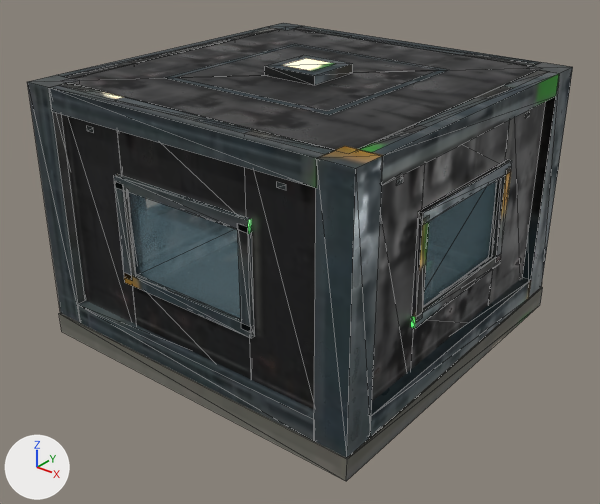
The glTF model game/world/models/hull_airtight_closed.glb as it was, and as the next commit left it.
Both versions are drawn from a 50 mm lens placed at (1.306, -1.669, 1.24), pointed at (0.021, -0.063, 0.244). Lighting does not change. The marker at lower left points along +X, +Y and +Z. The older version comes first. Mesh edges are drawn as thin lines. Vertices at exactly the same position are counted once.

In view in the first picture: 'te_hull_airtight_closed'.
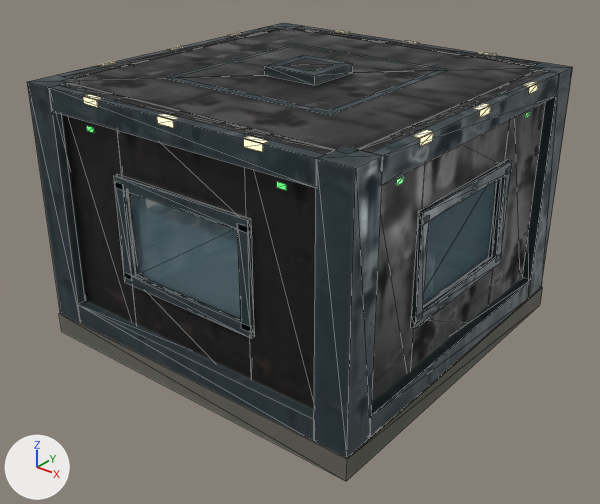
What differs and where, as boxes (x1, y1, x2, y2) in the pictures (600 x 504 px):
part 1 of me_te_hull_airtight_closed, added
    after: (83, 30, 538, 152)
part 2 of me_te_hull_airtight_closed, surface changed
    both: (29, 25, 572, 457)

Edits to the bpy script that builds the scene:
```text
Change me_te_hull_airtight_closed:
    used by ob_te_hull_airtight_closed; location = (0.0, 0.0, 0.0)
    remove me_te_hull_airtight_closed.from_pydata(...)  # 535 vertices, 746 faces; spans x -0.5..0.5, y -0.5..0.5, z 0.0..0.745
    add me_te_hull_airtight_closed.from_pydata(...)  # 631 vertices, 794 faces; spans x -0.5..0.5, y -0.5..0.5, z 0.0..0.745
    me_te_hull_airtight_closed part 1
    48 vertices are added at x -0.499..0.499, y -0.499..0.499, z 0.704..0.722
    24 new vertices lie (0.05, 0.0, 0.0) away from vertices in x -0.276..0.226, y -0.499..0.499, z 0.704..0.722
    24 new vertices lie (0.0, 0.05, 0.0) away from vertices in x -0.499..0.499, y -0.276..0.226, z 0.704..0.722
    48 new faces join them, mat_te_hull_airtight_closed
    me_te_hull_airtight_closed part 2: 656 kept faces spanning x -0.497..0.497, y -0.497..0.497, z 0.06..0.745 get new texture (UV) coordinates
```
